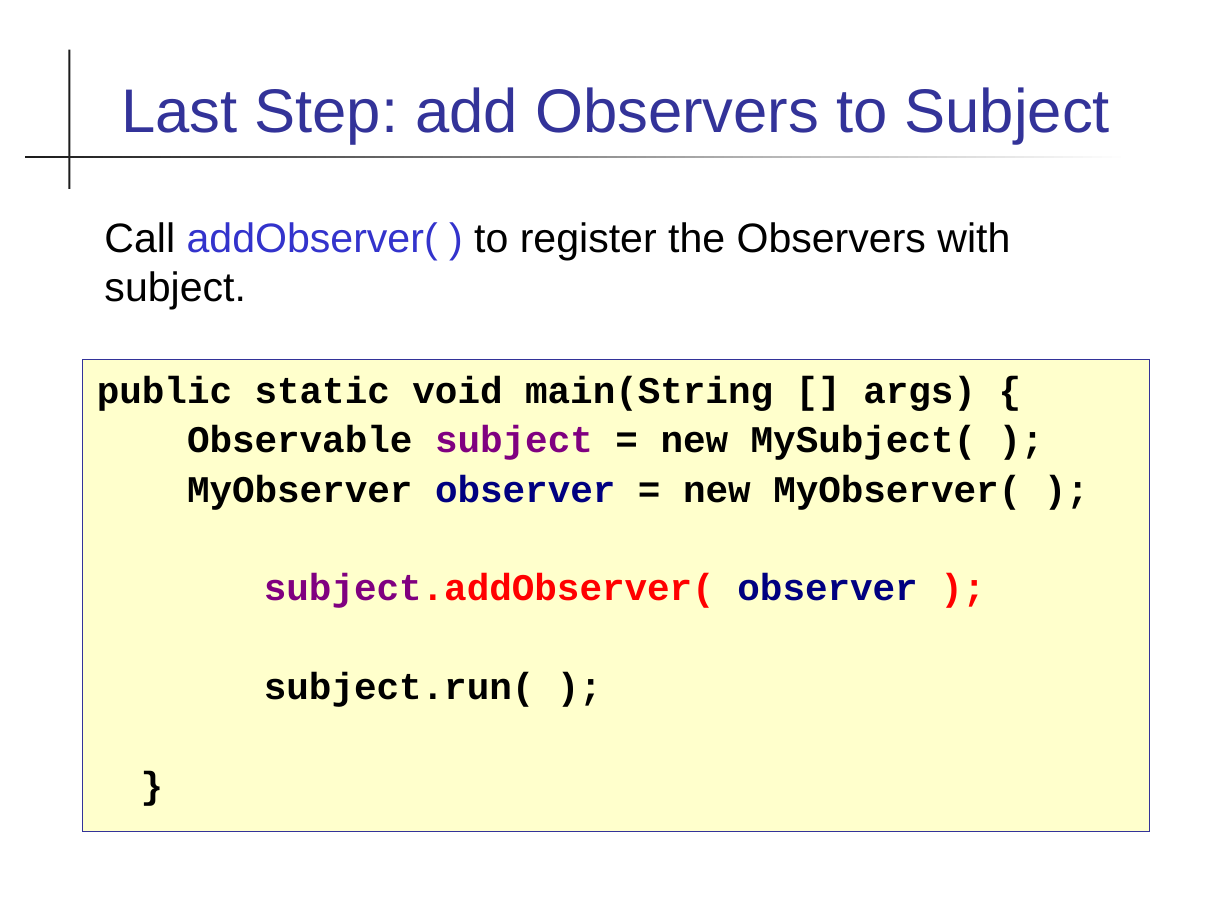
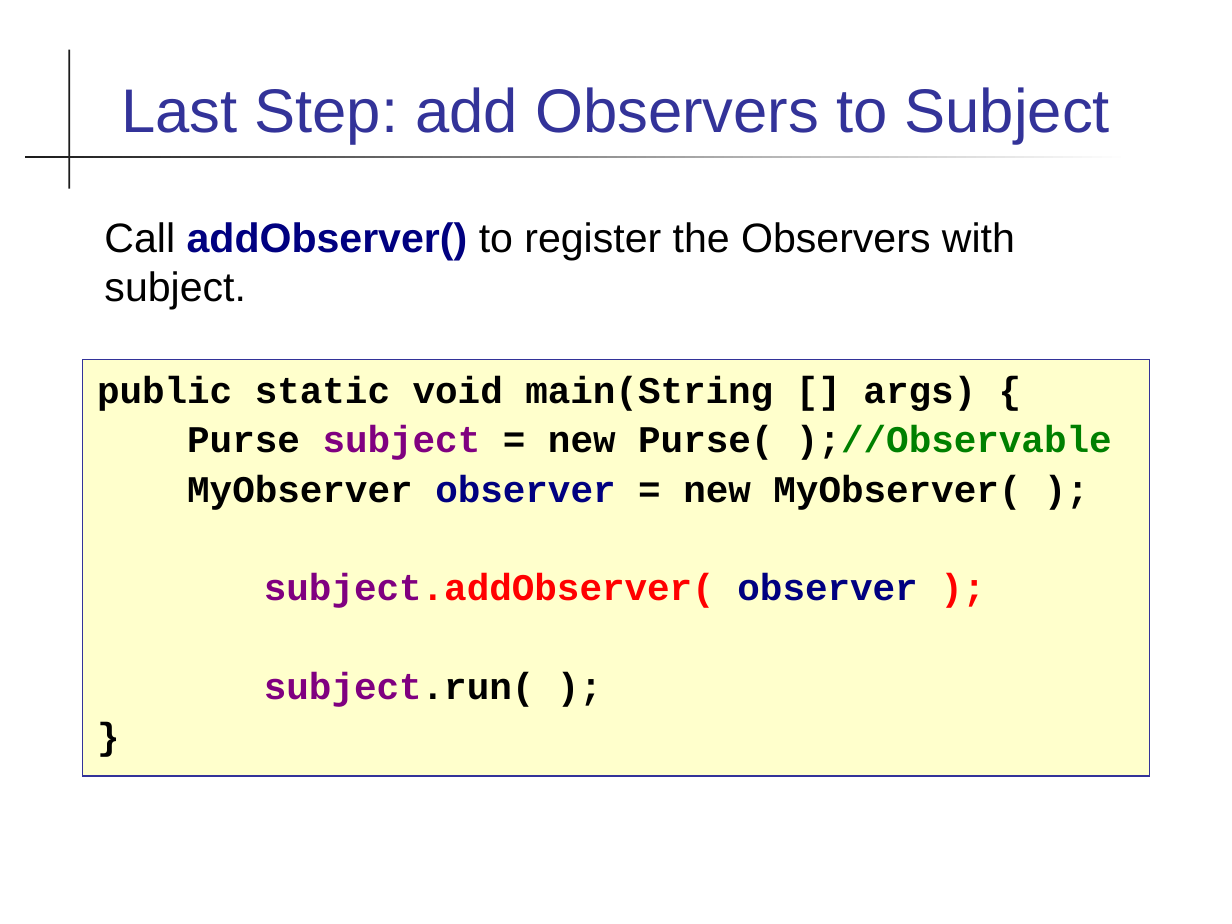
Before and after one commit to skeoop/skeoop.github.io, a slide deck: slide 14 of patterns/Observer-Pattern.ppt (slide 13 before the commit). Drawn at 1232x924 pixels with LibreOffice and Linux fonts; fonts in the diff are those of the drawing. Boxes give left, top, right and bottom in pixels: in the first picture for what was removed or moved away, otherwise in the second. Text is boxed around its words. In the diff, an @@ line names an element or a change of style, - is before the commit and + after.

Commit message:
update material on Observer and threads assignment

```diff
--- a/patterns/Observer-Pattern.ppt
+++ b/patterns/Observer-Pattern.ppt
@@ text at [104, 222, 1015, 310]: text changed @@
-Call addObserver( ) to register the Observers with subject.
+Call addObserver() to register the Observers with subject.
@@ text "public static void main(String [] ...": place and size @@
-text "public static void main(String [] ..." at [83, 360, 1149, 832]
+text "public static void main(String [] ..." at [83, 360, 1149, 776]
@@ text at [97, 376, 1021, 707]: text colour #000000 to #800080 in "subject.run("; indent changed @@
@@ text at [187, 425, 1112, 460]: text changed @@
-Observable subject = new MySubject( );
+Purse subject = new Purse( );//Observable
```
Also in this commit, not shown: 10 other slides changed, 1 slide added, 5 other files.
